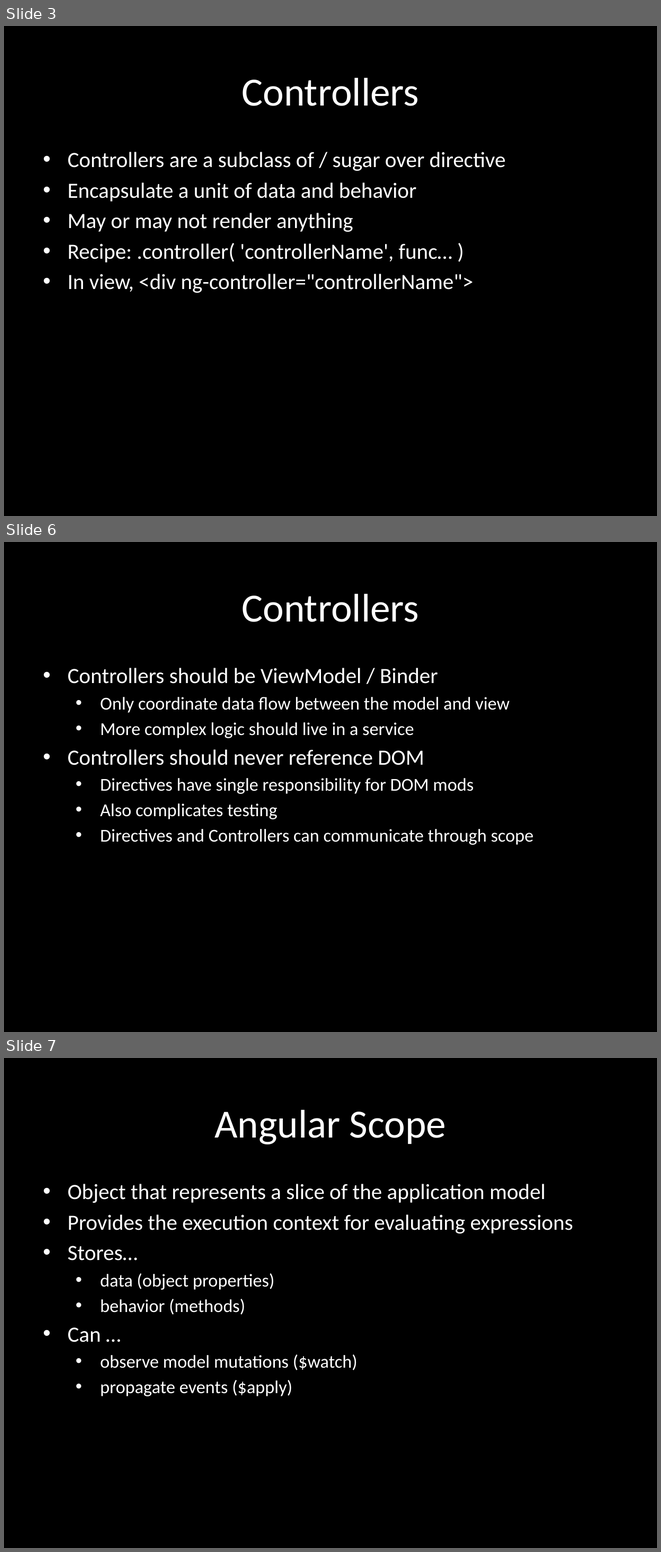
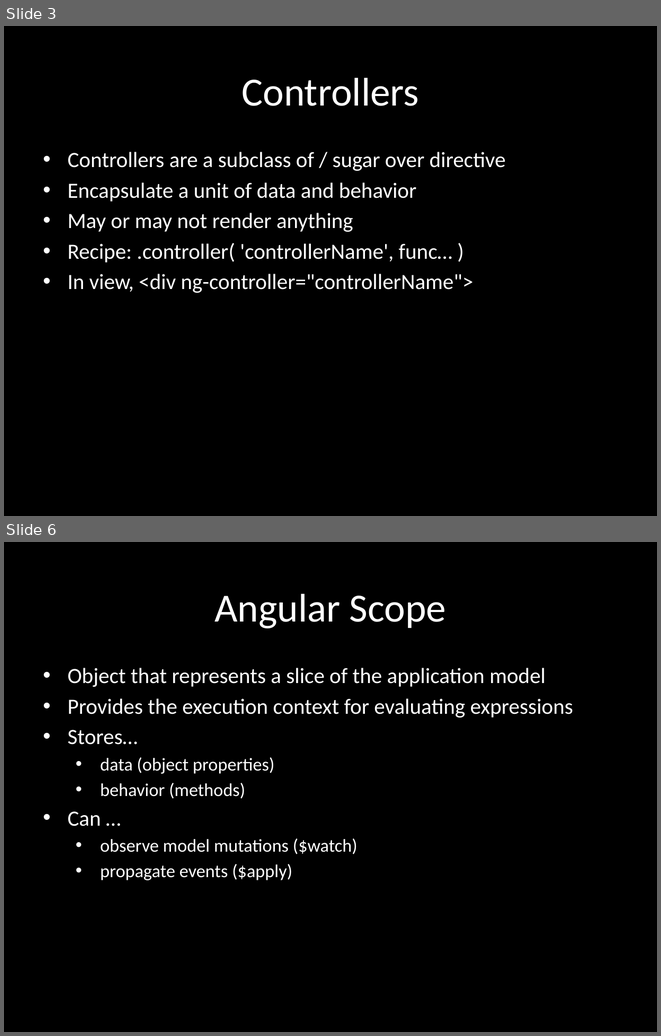
Before and after one commit to eliasjames/training-angular, a slide deck: slides/Angular Slides Day 2.pptx. Shown one above the other, each under a label of ours: slides 3, 6 and 7 before the commit, slides 3 and 6 after it; the slides between them are not shown. The pictures are 661x1552 and 661x1036 pixels, drawn with LibreOffice and Linux fonts; fonts in the diff are those of the drawing. Boxes give left, top, right and bottom in pixels: in the first picture for what was removed or moved away, otherwise in the second. Text is boxed around its words. In the diff, an @@ line names an element or a change of style, - is before the commit and + after.

```diff
--- a/slides/Angular Slides Day 2.pptx
+++ b/slides/Angular Slides Day 2.pptx
@@ slide 6 removed at <box>4,542,657,1032</box>, background #000000 @@
@@ title removed at <box>241,593,419,622</box> @@
-Controllers
@@ subtitle removed at <box>68,668,534,845</box> @@
-• Controllers should be ViewModel / Binder
-  • Only coordinate data flow between the model and view
-  • More complex logic should live in a service
-• Controllers should never reference DOM
-  • Directives have single responsibility for DOM mods
-  • Also complicates testing
-  • Directives and Controllers can communicate through scope
@@ what was slide 7 is now slide 6 @@
```
Also in this commit, not shown: 13 slides changed.
